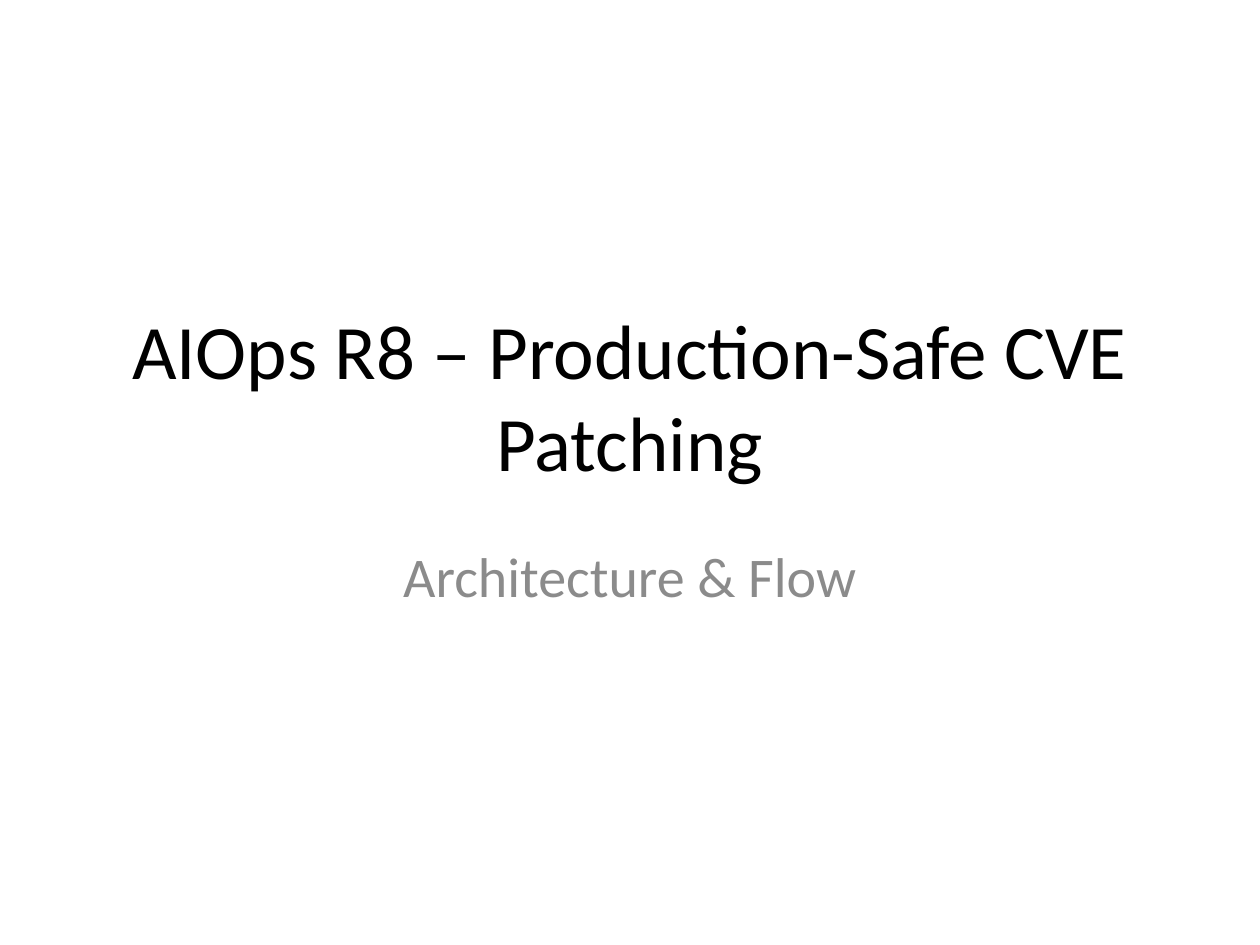
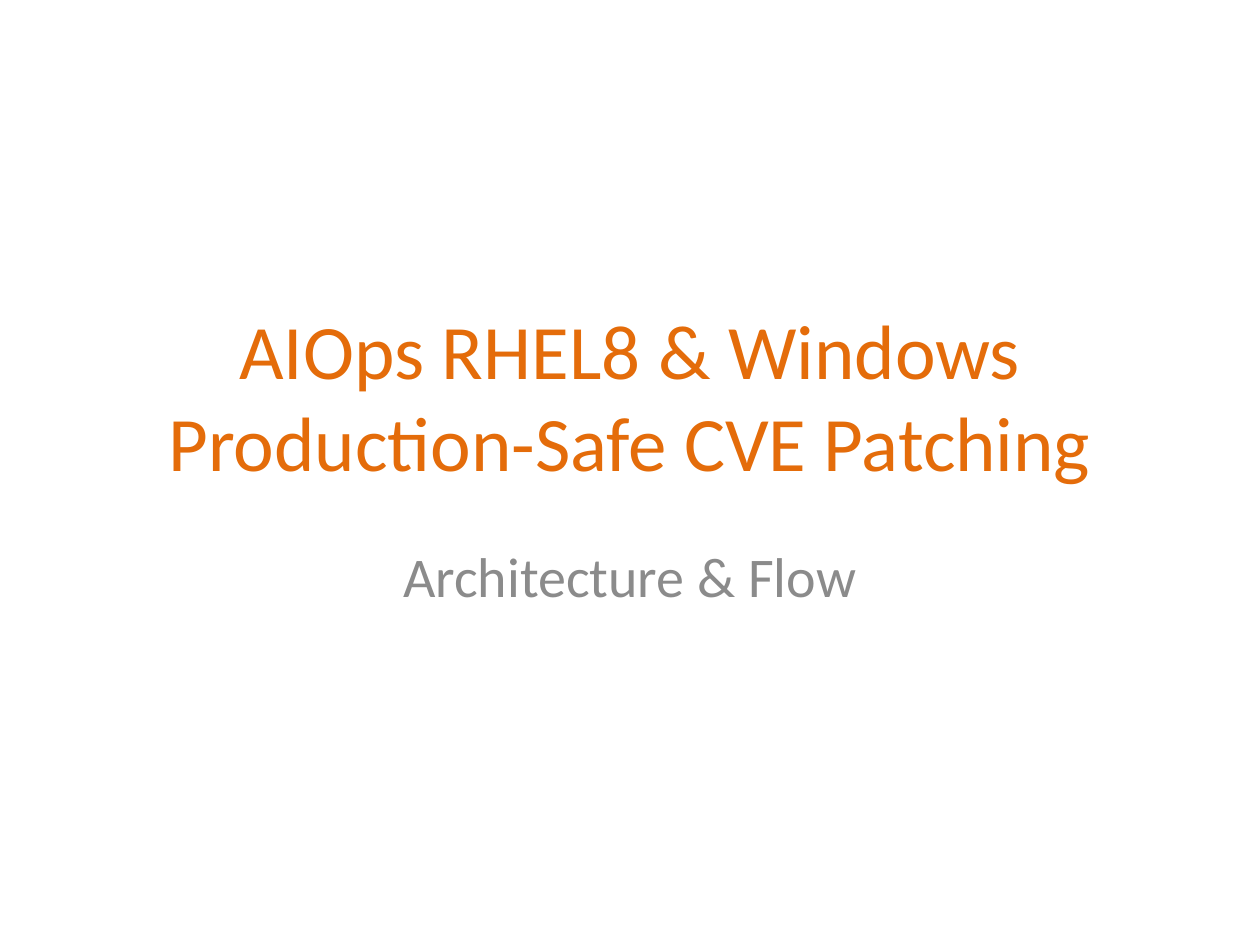
Before and after one commit to ckbitra/aiops-r8, a slide deck: slide 1 of docs/aiops_r8_presentation.pptx. Drawn at 1260x945 pixels with LibreOffice and Linux fonts; fonts in the diff are those of the drawing. Boxes give left, top, right and bottom in pixels: in the first picture for what was removed or moved away, otherwise in the second. Text is boxed around its words. In the diff, an @@ line names an element or a change of style, - is before the commit and + after.

```diff
--- a/docs/aiops_r8_presentation.pptx
+++ b/docs/aiops_r8_presentation.pptx
@@ title at (x1=168, y1=325, x2=1090, y2=485): text changed; text colour #000000 to #E46C0A @@
-AIOps R8 – Production-Safe CVE Patching
+AIOps RHEL8 & Windows Production-Safe CVE Patching
```
Also in this commit, not shown: 3 other slides changed, 3 slides added, 4 other files.
